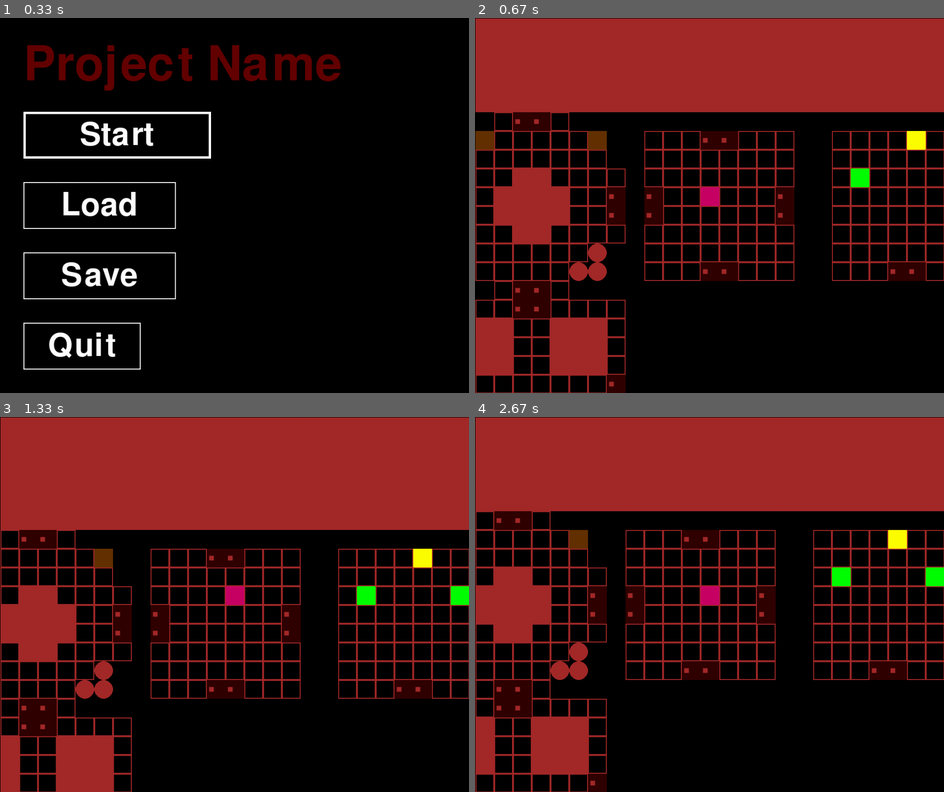
Above: before the commit, frames 1-4 (two rows, left to right).
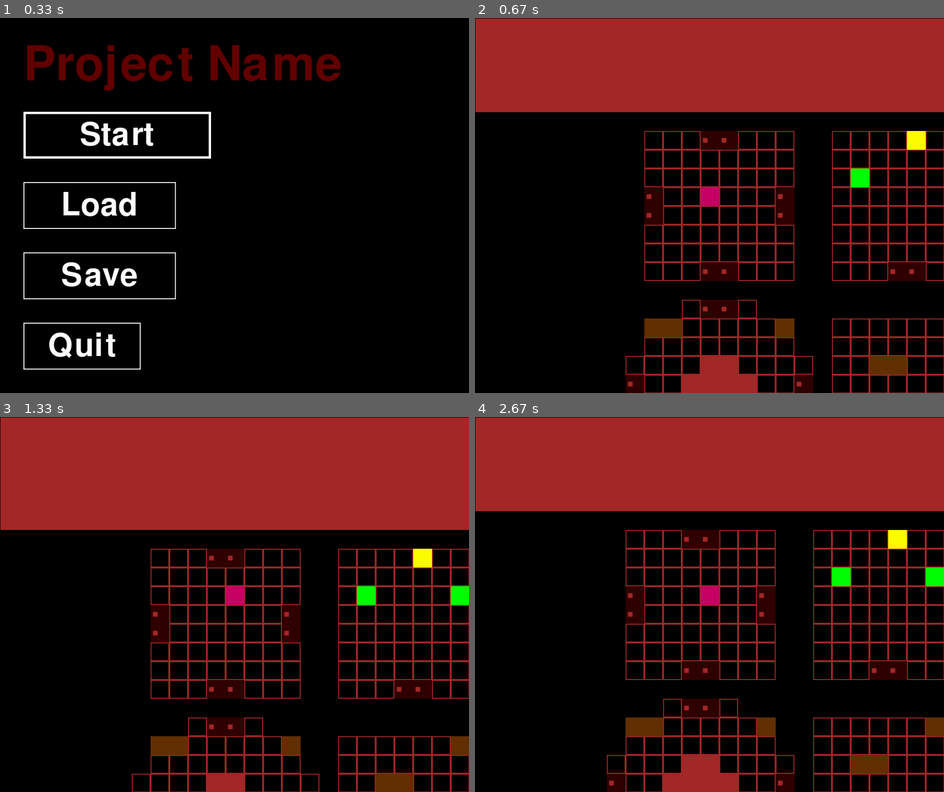
Above: after the commit, the same moments.

Repository: Kokande/PyGame-project
Game: pygame game, started from test.py
The game is run twice, just before and just after one commit, with the same random seed, the same clock (stepped at 60 frames per second) and the same inputs.
Inputs (mouse positions are in pixels of both pictures, inside the frame that each line leads up to):
- Up to frame 1 (0.33 s): no input
- Up to frame 2 (0.67 s): tap Keypad Enter at 0.33 s
- Up to frame 3 (1.33 s): hold Right 0.67-1.13 s; move the mouse to (304, 473) at 0.7 s; hold Up from 1.17 s (still down)
- Up to frame 4 (2.67 s): release Up at 1.47 s; hold Right 1.5-1.97 s; hold Left 2-2.53 s; hold Down from 2.57 s (still down)

Frame 1 is identical in both runs. In frame 2, 16% of the frame differs, in the area x 0-100%, y 25-100%; in frame 3, 13%; in frame 4, 15%.

Commit message:
Fully working saves!

Diff:
--- a/test.py
+++ b/test.py
@@ -1,9 +1,13 @@
 import pygame
 import random
-import pprint
 """
 Класс кнопки
 """
+
+
+class Enemy:
+    def __init__(self):
+        pass
 
 
 class Button:
@@ -73,26 +77,31 @@
         self.on = True
         self.display = display
         self.mouse_down = False
-        self.screen = self.Menu(self)
-        self.game = None
+        self.game = self.Game(self)
+        self.screen = self.Menu(self, starting=True)
     """
     Класс самой игры
     """
     class Game:
-        def __init__(self, parent):
+        def __init__(self, parent, map_size=3, current_lvl=1,
+                     player_pos=(-1, -1), standing_on='0', game_map=None, new=True):
             self.parent = parent
-            self.map_size = 3
-            self.current_lvl = 1
+            self.map_size = map_size
+            self.current_lvl = current_lvl
             self.map_draft = {0: [['.' for i in range(10)] for i in range(10)]}
-            self.map = [[0 for k in range(self.map_size)] for i in range(self.map_size)]
-            self.player_pos = (-1, -1)
-            self.standing_on = '0'
-            self.indoor = True
-            self.map_generator()
+            if game_map is None:
+                self.game_map = [[0 for k in range(self.map_size)] for i in range(self.map_size)]
+            else:
+                self.game_map = game_map
+            self.player_pos = player_pos
+            self.standing_on = standing_on
+            self.extract_draftables()
+            if new:
+                self.map_generator()
 
         def render(self):
             step = 40
-            visible = [[self.map[i][k]
+            visible = [[self.game_map[i][k]
                         if 0 <= k < self.map_size * 10
                         else '*'
                         for k in range(self.player_pos[0] - (SIZE[0] // step - 1) // 2,
@@ -151,7 +160,7 @@
             pass
 
         def move_player(self, direction):
-            self.map[self.player_pos[1]][self.player_pos[0]] = self.standing_on
+            self.game_map[self.player_pos[1]][self.player_pos[0]] = self.standing_on
             if direction == 'UP':
                 new_coords = (self.player_pos[0], self.player_pos[1] - 1)
                 if self.move_possible(new_coords):
@@ -168,36 +177,37 @@
                 new_coords = (self.player_pos[0] + 1, self.player_pos[1])
                 if self.move_possible(new_coords):
                     self.player_pos = new_coords
-            self.standing_on = self.map[self.player_pos[1]][self.player_pos[0]]
-            self.map[self.player_pos[1]][self.player_pos[0]] = 'P'
+            self.standing_on = self.game_map[self.player_pos[1]][self.player_pos[0]]
+            self.game_map[self.player_pos[1]][self.player_pos[0]] = 'P'
 
         def move_possible(self, new_coords):
             if 0 <= new_coords[0] < 10 * self.map_size and \
                0 <= new_coords[1] < 10 * self.map_size and \
-               self.map[new_coords[1]][new_coords[0]] in ['0', '1', '.'] and \
-               (self.map[new_coords[1]][new_coords[0]] == '1' or
-               self.standing_on == self.map[new_coords[1]][new_coords[0]] or
+               self.game_map[new_coords[1]][new_coords[0]] in ['0', '1', '.'] and \
+               (self.game_map[new_coords[1]][new_coords[0]] == '1' or
+                self.standing_on == self.game_map[new_coords[1]][new_coords[0]] or
                self.standing_on == '1'):
                 return True
             return False
 
-        def map_generator(self):
+        def extract_draftables(self):
             with open("draft.dat", 'rt') as draft:
                 for i in range(1, BLOCKS + 1):
                     draft.readline()
                     self.map_draft[i] = []
                     for k in range(10):
                         self.map_draft[i].append(list(draft.readline().rstrip()))
+
+        def map_generator(self):
             generator = dict()
             coord_seq = random.sample(range(1, self.map_size ** 2 + 1), BLOCKS)
             seq = random.sample(range(1, len(self.map_draft)), BLOCKS)
-
             for i in range(BLOCKS):
                 generator[coord_seq[i]] = seq[i]
             for i in range(self.map_size):
                 for k in range(self.map_size):
                     if i * self.map_size + k + 1 in coord_seq:
-                        self.map[i][k] = generator[i * self.map_size + k + 1]
+                        self.game_map[i][k] = generator[i * self.map_size + k + 1]
             self.map_constructor()
 
         def map_constructor(self):
@@ -205,18 +215,19 @@
             for i in range(self.map_size):
                 for k in range(self.map_size):
                     for j in range(10):
-                        map_rows[i * 10 + j].extend(self.map_draft[self.map[i][k]][j])
-                        if self.map[i][k] == 1 and j == 4:
+                        map_rows[i * 10 + j].extend(self.map_draft[self.game_map[i][k]][j])
+                        if self.game_map[i][k] == 1 and j == 4:
                             self.player_pos = (k * 10 + 4, i * 10 + j)
-            self.map = map_rows
+            self.game_map = map_rows
     """
     Класс меню игры
     """
     class Menu:
-        def __init__(self, parent):
+        def __init__(self, parent, starting=False):
             self.parent = parent
             self.objects = {'buttons': [Button(self.parent.display, (50, 200), (400, 100),
-                                               text="Start", alt=(100, 0, 0)),
+                                               text="Start" if starting else "Continue",
+                                               alt=(100, 0, 0)),
                                         Button(self.parent.display, (50, 350), (325, 100),
                                                text="Load", alt=(100, 0, 0), bw=2),
                                         Button(self.parent.display, (50, 500), (325, 100),
@@ -224,7 +235,9 @@
                                         Button(self.parent.display, (50, 650), (250, 100),
                                                text="Quit", alt=(100, 0, 0), bw=2)]}
             self.objects['buttons'][0].set_act(self.parent.change_screen,
-                                               value=self.parent.Game(self.parent))
+                                               value=self.parent.game)
+            self.objects['buttons'][1].set_act(self.parent.load_game)
+            self.objects['buttons'][2].set_act(self.parent.save_game)
             self.objects['buttons'][3].set_act(self.parent.kill_the_game)
 
         def render(self):
@@ -242,7 +255,7 @@
 
         def key_pressed(self, key):
             if key.key == pygame.K_KP_ENTER:
-                self.parent.change_screen(self.parent.Game(self.parent))
+                self.parent.change_screen(self.parent.game)
             elif key.key == pygame.K_ESCAPE:
                 self.parent.kill_the_game()
 
@@ -254,6 +267,29 @@
     """
     Методы класса Game
     """
+    def load_game(self):
+        with open("info.dat", 'rt') as save:
+            file = save.readlines()
+        map_size = int(file.pop(0).rstrip())
+        current_lvl = int(file.pop(0).rstrip())
+        player_pos = tuple([int(i) for i in file.pop(0).rstrip()[1:-1].split(', ')])
+        standing_on = file.pop(0).rstrip()
+        game_map = [i.rstrip().split() for i in file]
+        self.game = self.Game(self, map_size=map_size, current_lvl=current_lvl,
+                              player_pos=player_pos, standing_on=standing_on,
+                              game_map=game_map, new=False)
+        if type(self.screen) == Game.Menu:
+            self.screen.objects['buttons'][0].set_act(self.change_screen,
+                                                      value=self.game)
+
+    def save_game(self):
+        with open("info.dat", 'wt') as save:
+            save.write(str(self.game.map_size) + '\n' +
+                       str(self.game.current_lvl) + '\n' +
+                       str(self.game.player_pos) + '\n' +
+                       self.game.standing_on + '\n')
+            for i in self.game.game_map:
+                save.write(' '.join(i) + '\n')
 
     def kill_the_game(self):
         self.on = False
@@ -262,8 +298,6 @@
         self.screen.render()
 
     def change_screen(self, scr):
-        if type(self.screen) == Game.Game:
-            self.save_game_state()
         self.screen = scr
 
     def key_pressed(self, key):
@@ -282,9 +316,6 @@
 
     def mouse_moved(self, mouse):
         self.screen.mouse_moved(mouse)
-
-    def save_game_state(self):
-        self.game = self.screen
 
 
 SIZE = (1000, 800)
